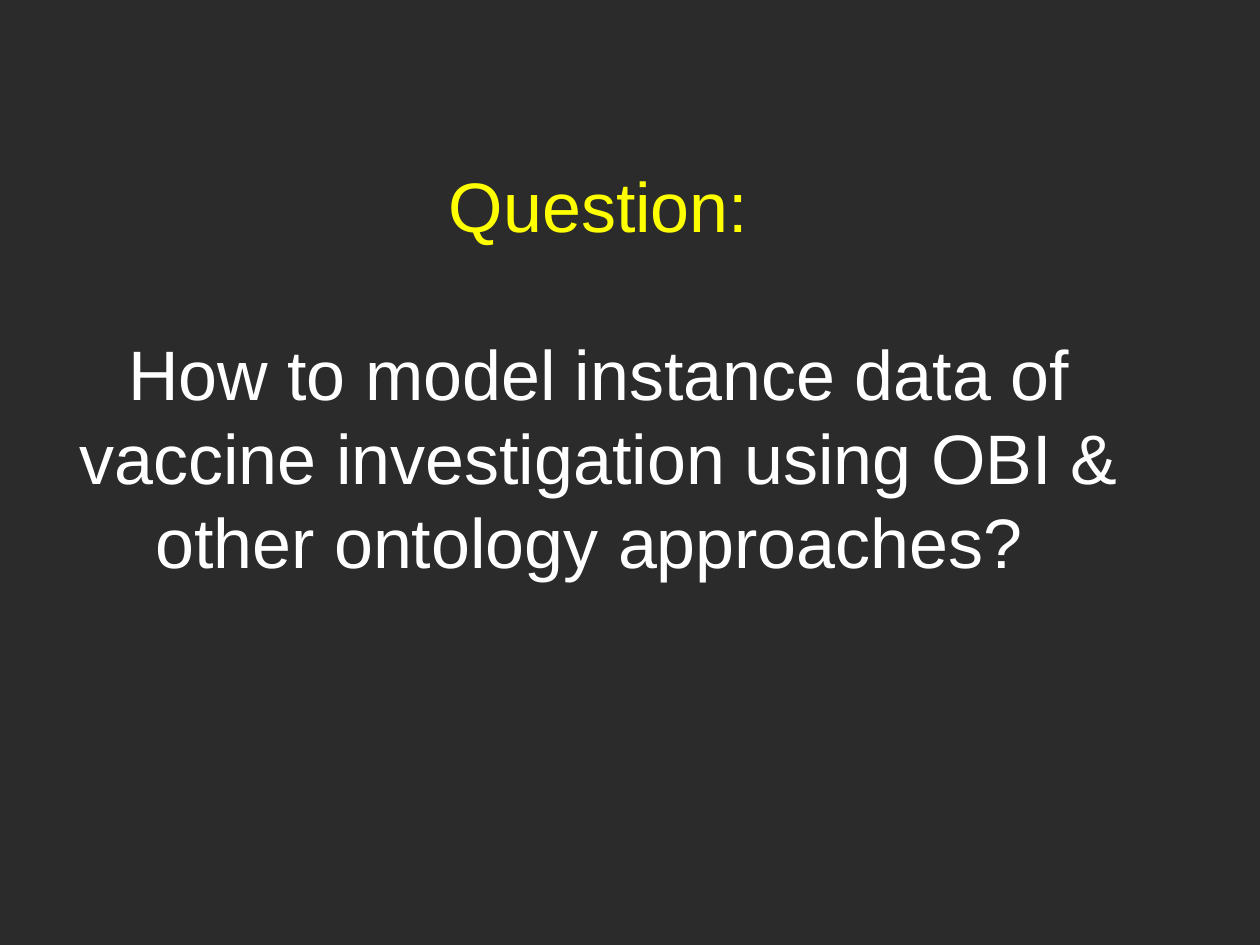
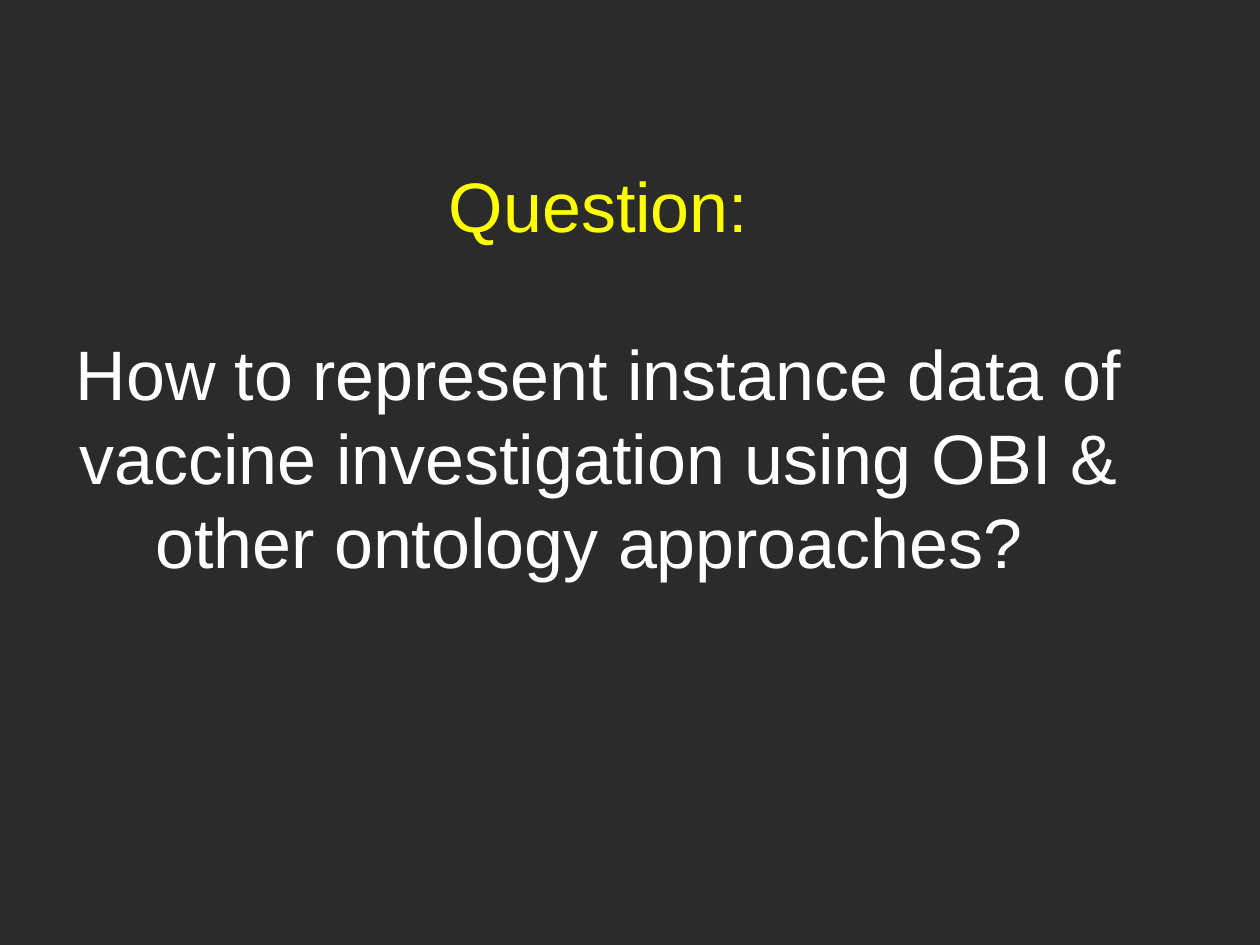
Before and after one commit to obi-ontology/obi-legacy-svn, a slide deck: slide 4 of trunk/docs/developer/use cases/Vaccine_usercase_Vancouver2010.ppt. Drawn at 1260x945 pixels with LibreOffice and Linux fonts; fonts in the diff are those of the drawing; background and template pictures are left out; a plain dark background stands for a picture behind light text. Boxes give left, top, right and bottom in pixels: in the first picture for what was removed or moved away, otherwise in the second. Text is boxed around its words. In the diff, an @@ line names an element or a change of style, - is before the commit and + after.

```diff
--- a/trunk/docs/developer/use cases/Vaccine_usercase_Vancouver2010.ppt
+++ b/trunk/docs/developer/use cases/Vaccine_usercase_Vancouver2010.ppt
@@ title at [76, 181, 1121, 581]: text changed @@
-Question:
-How to model instance data of vaccine investigation using OBI & other ontology approaches?
+Question:
+How to represent instance data of vaccine investigation using OBI & other ontology approaches?
```
Also in this commit, not shown: 16 other slides changed.
